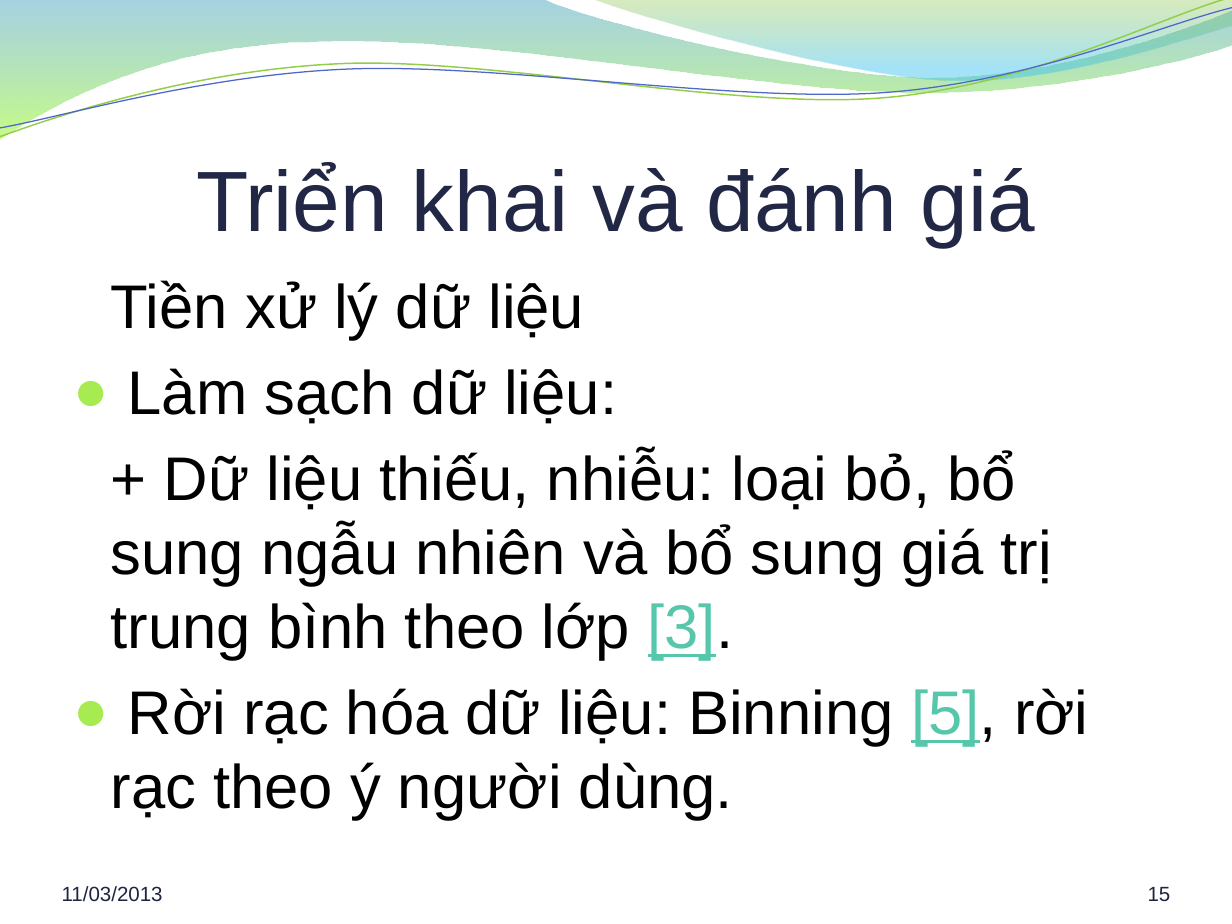
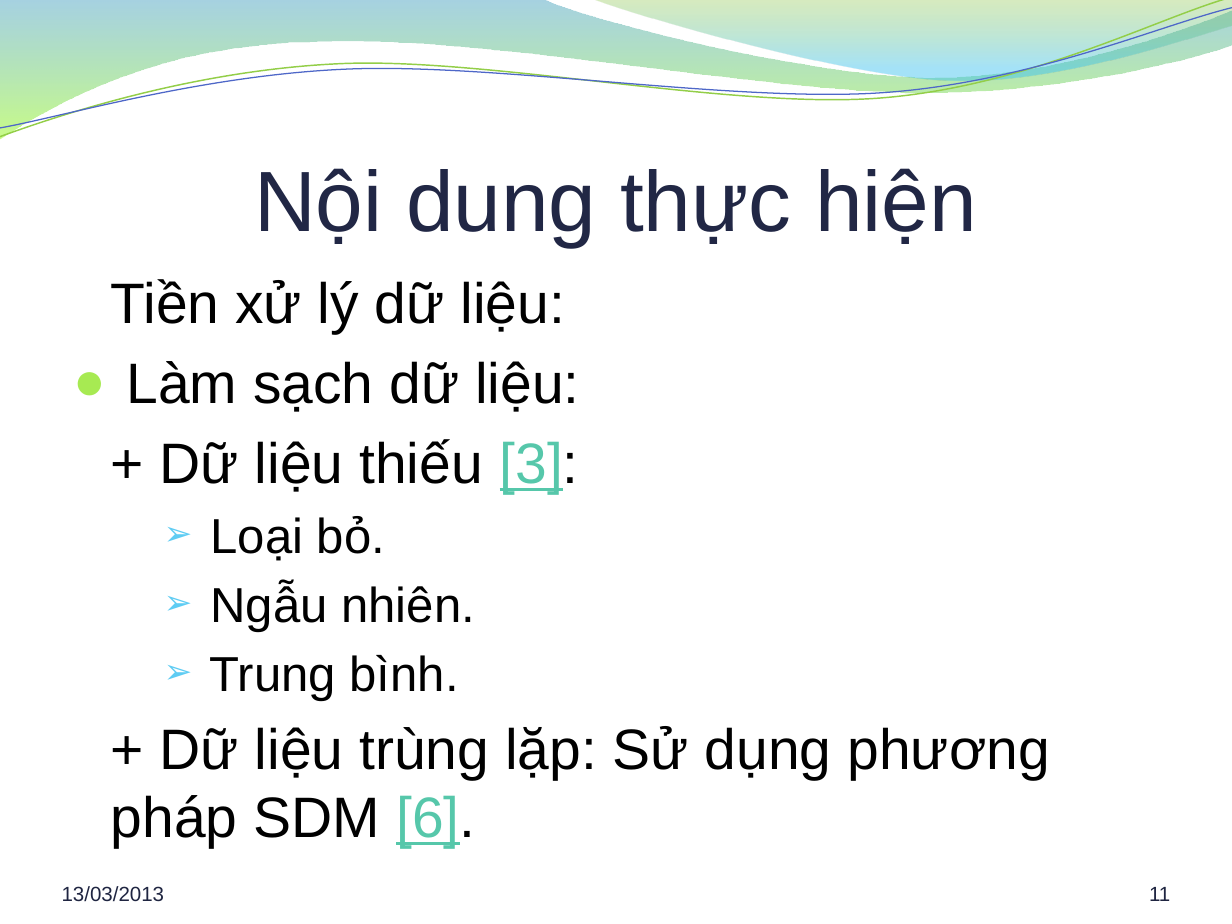
Before and after one commit to hung94it/benhvien, a slide deck: slide 11 of Diabetes/Documents/Report/Bao cao khoa luan.pptx (slide 15 before the commit). Drawn at 1232x924 pixels with LibreOffice and Linux fonts; fonts in the diff are those of the drawing; background and template pictures are left out. Boxes give left, top, right and bottom in pixels: in the first picture for what was removed or moved away, otherwise in the second. Text is boxed around its words. In the diff, an @@ line names an element or a change of style, - is before the commit and + after.

```diff
--- a/Diabetes/Documents/Report/Bao cao khoa luan.pptx
+++ b/Diabetes/Documents/Report/Bao cao khoa luan.pptx
@@ title at bbox=[254, 168, 977, 246]: text changed @@
-Triển khai và đánh giá
+Nội dung thực hiện
@@ text at bbox=[111, 279, 565, 334]: text changed; size 36 to 33.3 pt @@
-Tiền xử lý dữ liệu
+Tiền xử lý dữ liệu:
@@ text at bbox=[126, 361, 580, 412]: size 36 to 33.3 pt in "Làm sạch dữ liệu:" @@
@@ text at bbox=[111, 439, 1049, 848]: text changed; size 36 to 33.3 pt @@
-+ Dữ liệu thiếu, nhiễu: loại bỏ, bổ sung ngẫu nhiên và bổ sung giá trị trung bình theo lớp [3].
-● Rời rạc hóa dữ liệu: Binning [5], rời rạc theo ý người dùng.
++ Dữ liệu thiếu [3]:
+    ➢ Loại bỏ.
+    ➢ Ngẫu nhiên.
+    ➢ Trung bình.
++ Dữ liệu trùng lặp: Sử dụng phương pháp SDM [6].
@@ text at bbox=[62, 886, 165, 902]: text changed @@
-11/03/2013
+13/03/2013
@@ page number at bbox=[1149, 887, 1170, 901]: text changed @@
-15
+11
```
Also in this commit, not shown: 25 other slides changed, 6 slides added, 3 slides removed, 1 other file.
